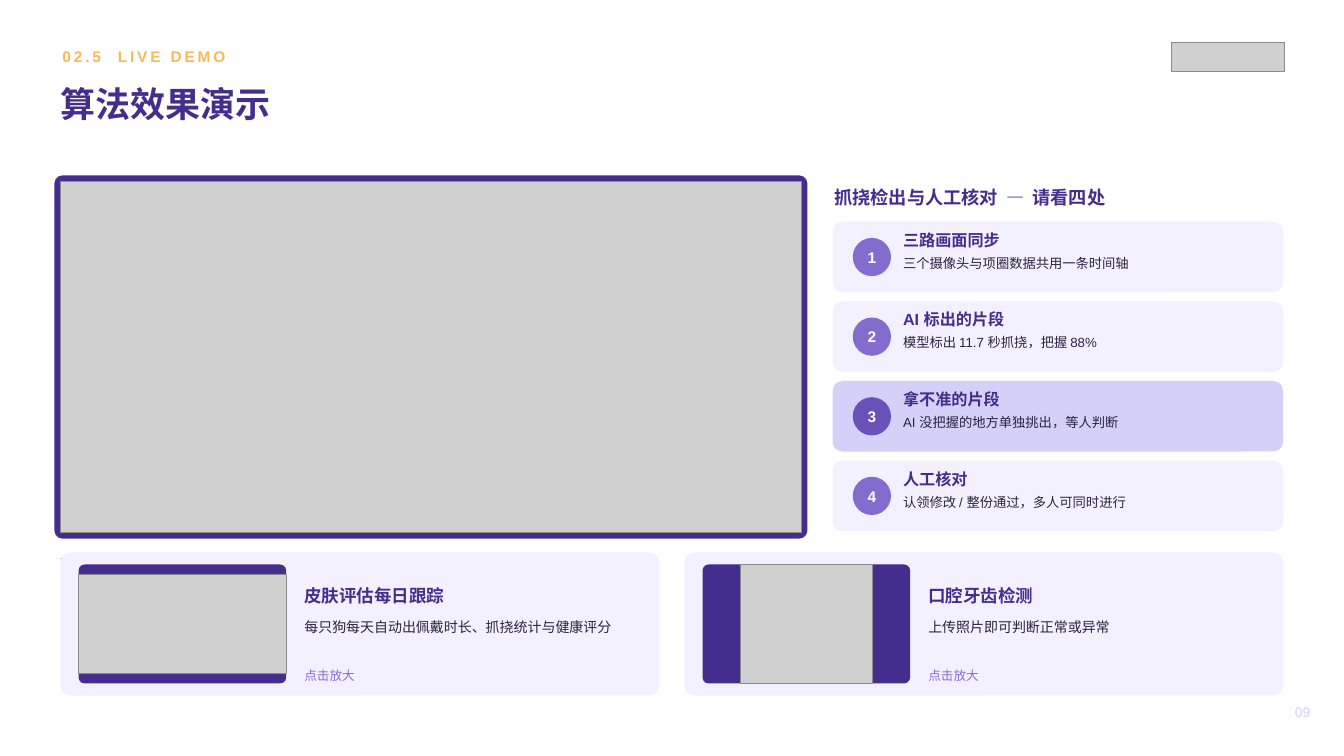
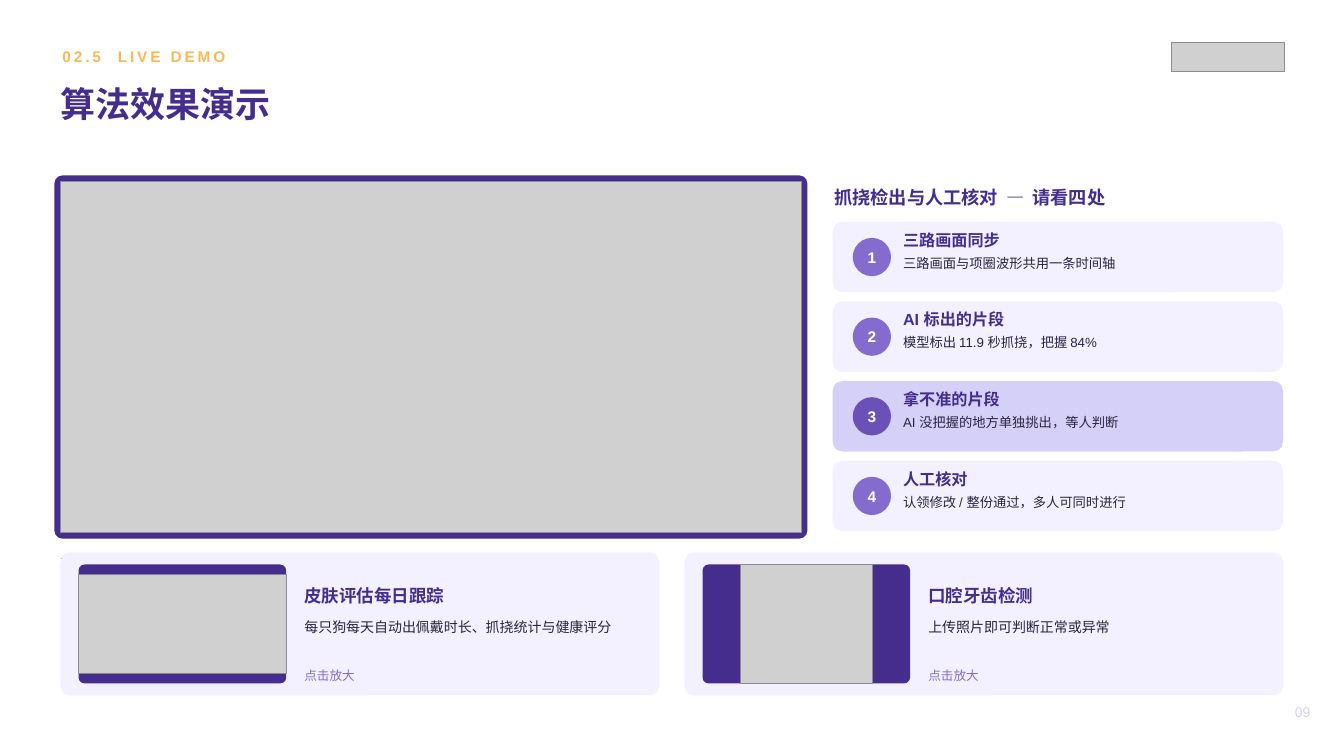
Before and after one commit to zhuyetuo/workplace_soft_skills, a slide deck: slide 9 of 转正述职/转正述职报告-Toky.pptx. Drawn at 1344x756 pixels with LibreOffice and Linux fonts; fonts in the diff are those of the drawing; grey boxes stand for pictures. Boxes give left, top, right and bottom in pixels: in the first picture for what was removed or moved away, otherwise in the second. Text is boxed around its words. In the diff, an @@ line names an element or a change of style, - is before the commit and + after.

```diff
--- a/转正述职/转正述职报告-Toky.pptx
+++ b/转正述职/转正述职报告-Toky.pptx
@@ text at (903,257,1115,269): text changed @@
-三个摄像头与项圈数据共用一条时间轴
+三路画面与项圈波形共用一条时间轴
@@ text at (903,336,1097,348): text changed @@
-模型标出 11.7 秒抓挠，把握 88%
+模型标出 11.9 秒抓挠，把握 84%
```
Also in this commit, not shown: 3 other files.
